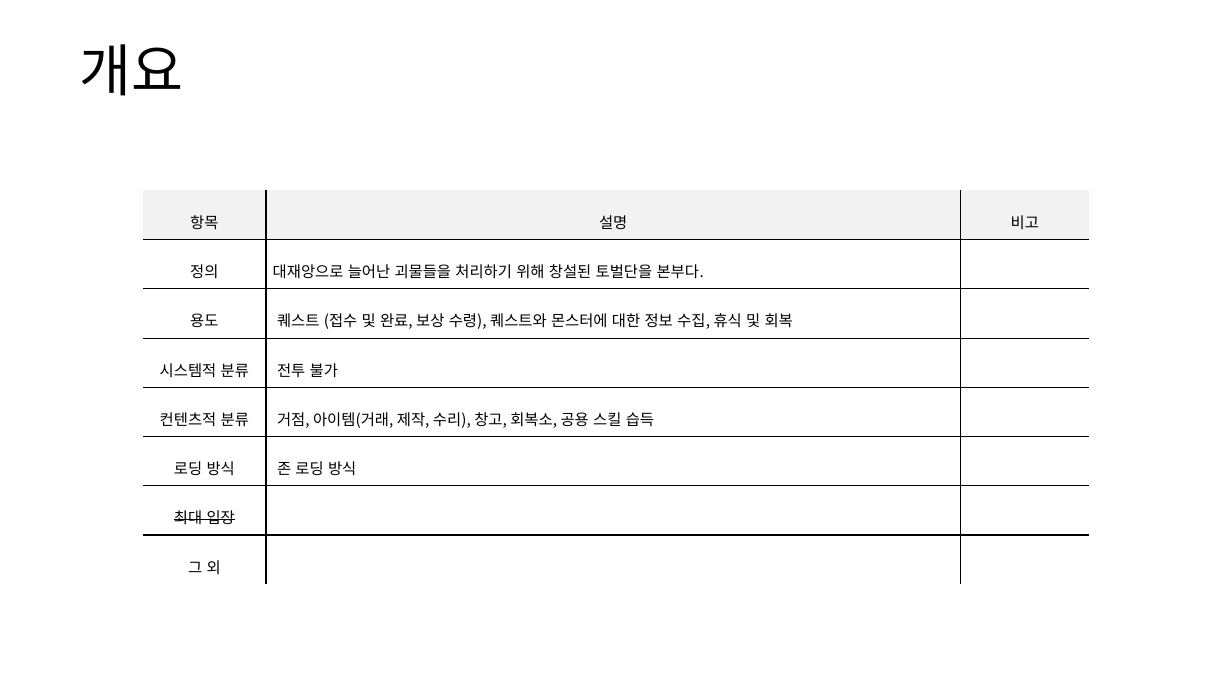
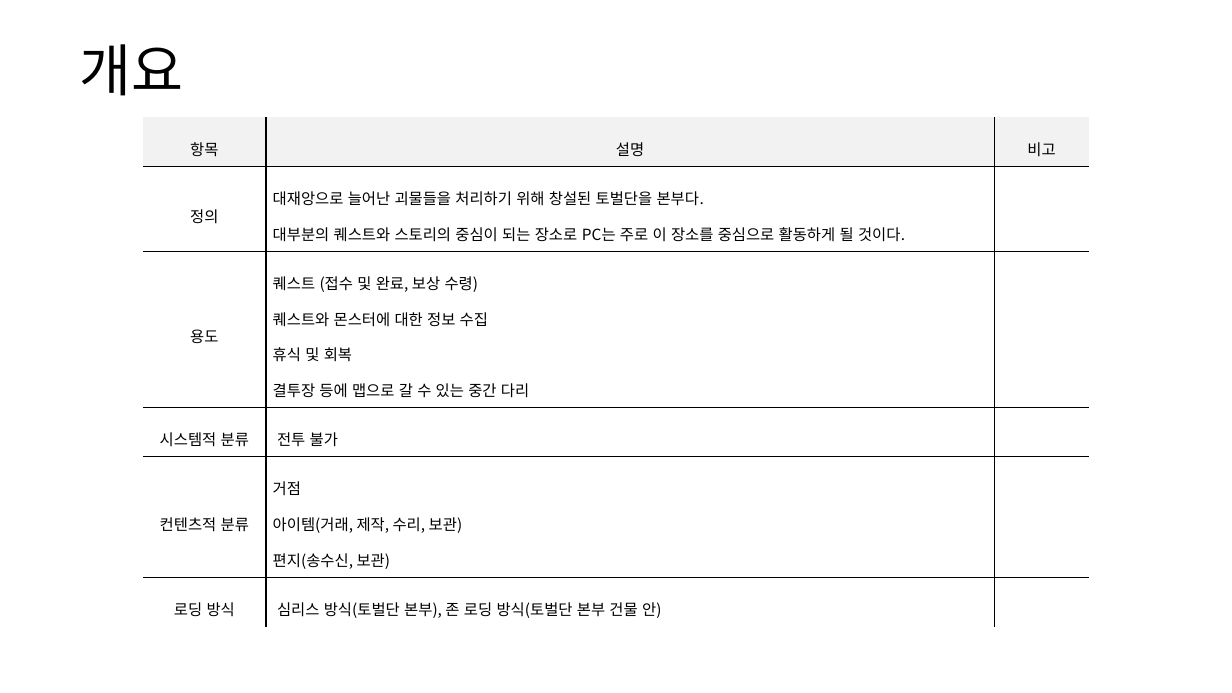
Before and after one commit to yjk0401/unityenginebasic_9th, a slide deck: slide 3 of 기획/방랑엽사전/맵 기획서 (토벌단 본부).pptx. Drawn at 1232x693 pixels with LibreOffice and Linux fonts; fonts in the diff are those of the drawing. Boxes give left, top, right and bottom in pixels: in the first picture for what was removed or moved away, otherwise in the second. Text is boxed around its words. In the diff, an @@ line names an element or a change of style, - is before the commit and + after.

```diff
--- a/기획/방랑엽사전/맵 기획서 (토벌단 본부).pptx
+++ b/기획/방랑엽사전/맵 기획서 (토벌단 본부).pptx
@@ table at [143,117,1090,622] @@
-row 2, column 2: 대재앙으로 늘어난 괴물들을 처리하기 위해 창설된 토벌단을 본부다.
+row 2, column 2: 대재앙으로 늘어난 괴물들을 처리하기 위해 창설된 토벌단을 본부다. / 대부분의 퀘스트와 스토리의 중심이 되는 장소로 PC는 주로 이 장소를 중심으로 활동하게 될 것이다.
-row 3, column 2: 퀘스트 (접수 및 완료, 보상 수령), 퀘스트와 몬스터에 대한 정보 수집, 휴식 및 회복
+row 3, column 2: 퀘스트 (접수 및 완료, 보상 수령) / 퀘스트와 몬스터에 대한 정보 수집 / 휴식 및 회복 / 결투장 등에 맵으로 갈 수 있는 중간 다리
-row 5: 컨텐츠적 분류 | 거점, 아이템(거래, 제작, 수리), 창고, 회복소, 공용 스킬 습득 | 
-row 6: 로딩 방식 | 존 로딩 방식 | 
-row 7: 최대 입장 |  | 
-row 8: 그 외 |  | 
+row 5: 컨텐츠적 분류 | 거점 / 아이템(거래, 제작, 수리, 보관) / 편지(송수신, 보관) | 
+row 6: 로딩 방식 | 심리스 방식(토벌단 본부), 존 로딩 방식(토벌단 본부 건물 안) | 
@@ table: place and size @@
-table at [143,190,1090,578]
+table at [143,117,1090,622]
```
Also in this commit, not shown: 1 slide added, 3 other files.
